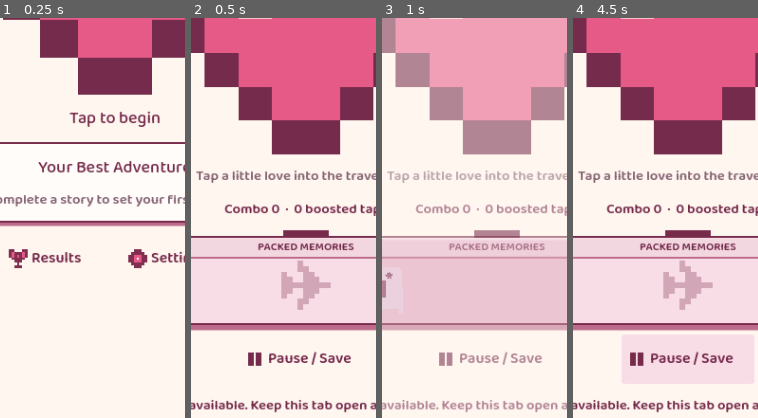
Above: before the commit, frames 1-4 (left to right).
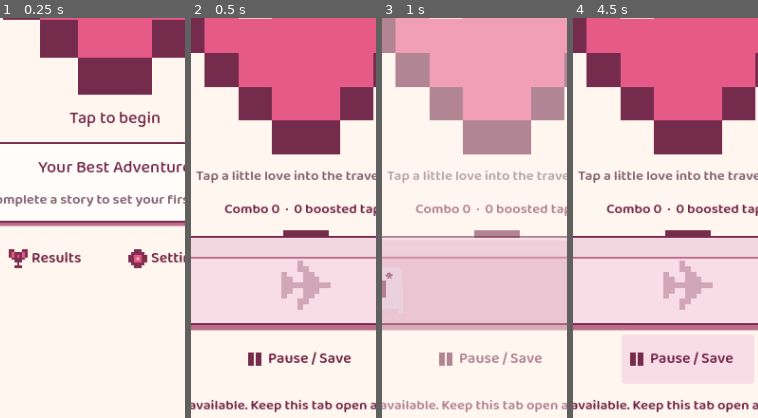
Above: after the commit, the same moments.

Repository: ChudFungis/OneMoreFlight
Game: Godot game, scene res://tests/test_foundation.tscn
Same seed, same stepped clock (60 frames per second), same inputs: the game is played once before the commit and once after it. This scene is started directly instead of the project's main scene.
Inputs (mouse positions are % of the whole screen's width and height, from its top left):
- Up to frame 1 (0.25 s): no input
- Up to frame 2 (0.5 s): no input
- Up to frame 3 (1 s): tap A at 0.5 s; move the mouse to (72, 45) at 0.52 s; click (72, 45) at 0.67 s; tap Enter (ui_accept) at 0.77 s
- Up to frame 4 (4.5 s): click (15, 77) at 1.27 s; click (15, 71) at 2.02 s; click (31, 71) at 2.77 s; click "Resume" at 3.5 s; click "Pause / Save" at 4.25 s
The pictures show only the part of the screen within x 19-69%, y 43-93%; the shares and areas given below are measured in that part.

Frame 1 is identical in both runs. In frame 2, 0.7% of the frame differs, in the area x 36-89%, y 56-58%; in frame 3, 0.6%; in frame 4, 0.7%.
Error before the commit: Out of bounds get index '0' (on base: 'Array') (res://tests/test_foundation.gd:554)
Error after the commit: Out of bounds get index '0' (on base: 'Array') (res://tests/test_foundation.gd:556)

Commit message:
Finish workdays immediately at flight goals and fix suitcase refresh

Diff:
--- a/scripts/managers/game_manager.gd
+++ b/scripts/managers/game_manager.gd
@@ -160,13 +160,16 @@
 	if state != State.PLAYING or phase != "work":
 		return
 	var elapsed := minf(maxf(delta, 0), remaining)
+	var passive := (power("empire") + relic_power("postcard"))
+	var passive_rate := passive * base_income() * global_multiplier()
+	if passive_rate > 0:
+		elapsed = minf(elapsed, maxf(0, (goal() - money) / passive_rate))
 	since_tap = minf(100, since_tap + elapsed)
 	remaining = maxf(0, remaining - elapsed)
-	var passive := (power("empire") + relic_power("postcard"))
-	money += elapsed * passive * base_income() * global_multiplier()
+	money += elapsed * passive_rate
 	save_clock += elapsed
 	changed.emit()
-	if remaining <= 0:
+	if remaining <= 0 or money >= goal():
 		finish_shift()
 	elif save_clock >= 2.0:
 		save_clock = 0
@@ -200,11 +203,14 @@
 	money += reward
 	earned.emit(reward)
 	changed.emit()
+	if money >= goal():
+		finish_shift()
 	return reward
 
 func finish_shift() -> void:
-	if phase != "work" or remaining > 0:
-		return
+	if phase != "work" or (remaining > 0 and money < goal()):
+		return
+	remaining = 0
 	days += 1
 	total_days += 1
 	money *= 1.0 + minf(power("jar"), 0.06)
@@ -286,7 +292,7 @@
 		set_phase("transition")
 
 func _complete_chapter() -> bool:
-	# Only settled workdays can reach a milestone; never interrupt active tapping.
+	# Workdays settle once at timer expiry or immediately upon reaching the goal.
 	if phase not in ["work", "ready", "transition", "upgrades", "event"] or days <= 0 or money < goal() or chapter in completed_chapters:
 		return false
 	if phase == "work" and remaining > 0:
@@ -427,6 +433,8 @@
 			phase = "event" if pending_event else "transition"
 	remaining = minf(remaining, balance.shift_seconds + fixed_extension() + minf(balance.playlist_extension_cap, balance.max_shift_extension - fixed_extension()))
 	save_clock = 0
+	if phase == "work" and money >= goal():
+		finish_shift()
 	# Older saves may be waiting for a manual trip after a settled workday.
 	if phase in ["ready", "upgrades", "event", "transition"]:
 		_complete_chapter()
--- a/scripts/ui/flight_screen.gd
+++ b/scripts/ui/flight_screen.gd
@@ -1,6 +1,7 @@
 class_name FlightScreen
 extends Control
 ## Shared mobile layout helpers. Rules remain in GameManager.
+const SUITCASE_COMPONENT = preload("res://scripts/ui/flight_suitcase.gd")
 const STORY = preload("res://resources/story.tres")
 const WORKDAY_TRANSITION_SECONDS := 0.4
 @export var view: String = "main_menu"
@@ -394,7 +395,7 @@
 	GameManager.new_game()
 
 func build_item_lists() -> void:
-	var suitcase := FlightSuitcase.new()
+	var suitcase := SUITCASE_COMPONENT.new()
 	var current: Dictionary = {}
 	for id: String in GameManager.upgrades:
 		current["upgrades/" + id] = GameManager.count(id)
--- a/scripts/ui/flight_suitcase.gd
+++ b/scripts/ui/flight_suitcase.gd
@@ -9,17 +9,10 @@
 
 func _ready() -> void:
 	add_theme_constant_override("separation", 4)
-	var lid := Label.new()
-	lid.text = "PACKED MEMORIES"
-	lid.horizontal_alignment = HORIZONTAL_ALIGNMENT_CENTER
-	lid.custom_minimum_size.y = 20
-	lid.add_theme_font_override("font", FlightStyle.FONT_SEMIBOLD)
-	lid.add_theme_font_size_override("font_size", 12)
-	lid.add_theme_color_override("font_color", FlightStyle.BURGUNDY)
-	var lid_margin := MarginContainer.new()
-	lid_margin.add_theme_constant_override("margin_top", 8)
-	add_child(lid_margin)
-	lid_margin.add_child(lid)
+	var lid_space := Control.new()
+	lid_space.custom_minimum_size.y = 28
+	lid_space.mouse_filter = Control.MOUSE_FILTER_IGNORE
+	add_child(lid_space)
 	var margins := MarginContainer.new()
 	for side: String in ["left", "right"]:
 		margins.add_theme_constant_override("margin_" + side, 12)
@@ -36,6 +29,11 @@
 	resized.connect(queue_redraw)
 
 func populate(upgrades: Dictionary, relics: Array) -> void:
+	# Replacing contents must remove stale buttons and empty-state decorations.
+	for child: Node in contents.get_children():
+		contents.remove_child(child)
+		child.queue_free()
+	item_buttons.clear()
 	for folder: String in ["upgrades", "relics"]:
 		var flow := HFlowContainer.new()
 		flow.add_theme_constant_override("h_separation", 6)
--- a/tests/test_foundation.gd
+++ b/tests/test_foundation.gd
@@ -1,4 +1,5 @@
 extends Node
+const SUITCASE_COMPONENT = preload("res://scripts/ui/flight_suitcase.gd")
 ## No dependencies. Save isolation is installed before any game action.
 var failures: int = 0
 var checks: int = 0
@@ -50,6 +51,7 @@
 	await capture_view("main_menu", 390)
 	await check_home_results()
 	await check_milestones()
+	await check_immediate_goals()
 	GameManager.new_game()
 	check(GameManager.phase == "transition" and GameManager.money == 0, "New game did not reset")
 	GameManager.start_shift()
@@ -614,10 +616,9 @@
 		GameManager.money = target / 1.02 - 1
 		GameManager.start_shift()
 		GameManager.tap()
-		GameManager.money = target + 25
 		var working := GameManager.snapshot()
-		check(GameManager.restore(working) and GameManager.phase == "work", "Load completed a still-active workday")
-		GameManager.money = target / 1.02 + (100 if chapter_index == 1 else 0)
+		check(GameManager.restore(working) and GameManager.phase == "work", "Load completed a below-goal active workday")
+		GameManager.money = target / 1.02
 		GameManager.finish_shift()
 		check(GameManager.phase == "work" and GameManager.days == 2, "Workday completed before timer expired")
 		GameManager.advance_time(GameManager.remaining - 0.1)
@@ -625,7 +626,7 @@
 		GameManager.advance_time(0.1)
 		check(GameManager.phase == "story" and GameManager.days == 3, "Settled interest did not trigger milestone")
 		check(GameManager.offers.is_empty() and GameManager.event_id.is_empty() and not GameManager.pending_event, "Winning day showed upgrade/event")
-		check(is_equal_approx(GameManager.money, target + (102 if chapter_index == 1 else 0)), "Milestone deducted savings or interest incorrect")
+		check(is_equal_approx(GameManager.money, target), "Milestone deducted savings or interest incorrect")
 		var saved := GameManager.snapshot()
 		GameManager.finish_shift()
 		GameManager.advance_time(20)
@@ -688,6 +689,16 @@
 func check_collection_ui() -> void:
 	GameManager.new_game()
 	var empty_screen: FlightScreen = SceneManager.screen_host.get_child(0)
+	var refresh_case := SUITCASE_COMPONENT.new()
+	add_child(refresh_case)
+	refresh_case.populate({"love": 2}, ["passport"])
+	refresh_case.populate({"tips": 1}, [])
+	check(refresh_case.item_buttons.size() == 1 and refresh_case.item_buttons.has("upgrades/tips"), "Repopulating retained stale suitcase items")
+	check(refresh_case.contents.get_child_count() == 2, "Repopulating duplicated compartments")
+	refresh_case.populate({}, [])
+	check(refresh_case.item_buttons.is_empty() and refresh_case.contents.get_child_count() == 3, "Empty refresh retained stale icons or decorations")
+	remove_child(refresh_case)
+	refresh_case.queue_free()
 	check(empty_screen.item_rows.is_empty() and not collect_labels(empty_screen.item_lists).contains("None yet"), "Empty suitcase leaked a list row")
 	await capture_view("suitcase_empty", 390)
 	GameManager.start_shift()
@@ -695,7 +706,7 @@
 	var earned_id: String = GameManager.offers[0]
 	GameManager.buy_upgrade(earned_id)
 	check(empty_screen.item_rows.size() == 1 and empty_screen.item_rows.has("upgrades/" + earned_id), "Earned ability did not enter suitcase")
-	check((empty_screen.item_lists as FlightSuitcase).fresh_items.has("upgrades/" + earned_id), "New collectible did not receive entrance feedback")
+	check((empty_screen.item_lists as SUITCASE_COMPONENT).fresh_items.has("upgrades/" + earned_id), "New collectible did not receive entrance feedback")
 	await capture_view("suitcase_ability", 390)
 	GameManager.upgrades = {}
 	GameManager.relics = ["passport"]
@@ -718,7 +729,11 @@
 	GameManager.persist()
 	SaveManager.load_data()
 	check(GameManager.restore(SaveManager.progression), "Suitcase fixture did not restore")
-	check(screen.item_rows.size() == 5 and screen.item_rows.keys() == saved_keys, "Save/load lost or duplicated collection icons")
+	screen.rebuild()
+	var restored_keys: Array = screen.item_rows.keys()
+	saved_keys.sort()
+	restored_keys.sort()
+	check(screen.item_rows.size() == 5 and restored_keys == saved_keys, "Save/load lost or duplicated collection icons")
 	var before := GameManager.snapshot()
 	screen.item_rows["upgrades/love"].pressed.emit()
 	var modal: FlightItemDetails = SceneManager.overlay_host.get_child(0)
@@ -764,7 +779,7 @@
 	GameManager.set_phase("ready")
 	await capture_view("collection_full", 360)
 	check(screen.item_rows.size() == FlightCatalog.UPGRADES.size() + FlightCatalog.RELICS.size(), "Suitcase duplicated or omitted catalog items")
-	var suitcase := screen.item_lists as FlightSuitcase
+	var suitcase := screen.item_lists as SUITCASE_COMPONENT
 	check(suitcase.scroll.size.y <= 128 and suitcase.contents.size.y > suitcase.scroll.size.y, "Large suitcase did not use compact scroll overflow")
 	suitcase.scroll.scroll_vertical = int(suitcase.scroll.get_v_scroll_bar().max_value)
 	await get_tree().process_frame
@@ -924,10 +939,10 @@
 	await capture_view("savings", 390)
 	GameManager.money = GameManager.goal() - 1
 	screen.refresh()
-	var remaining := GameManager.remaining
-	GameManager.tap()
+	# Preview the capped HUD without an earnings action; real earnings now end work.
+	GameManager.money = GameManager.goal()
+	screen.refresh()
 	check(screen.progress_target == 100 and screen.hud_goal_reached, "HUD did not celebrate goal crossing")
-	check(GameManager.phase == "work" and GameManager.remaining == remaining, "HUD interrupted active workday")
 	await capture_view("savings_goal", 390)
 	var before := GameManager.snapshot()
 	screen.refresh()
@@ -955,3 +970,46 @@
 		await RenderingServer.frame_post_draw
 		get_viewport().get_texture().get_image().save_png("/tmp/omf_suitcase_scrolled.png")
 	check(screen.item_lists.visible, "Scrolling hid the suitcase")
+
+func check_immediate_goals() -> void:
+	GameManager.new_game()
+	for chapter_index: int in range(3):
+		GameManager.apply_upgrade(item("flights"))
+		GameManager.apply_upgrade(item("jar"))
+		GameManager.start_shift()
+		GameManager.money = GameManager.goal() - 1
+		var target := GameManager.goal()
+		var reward := GameManager.tap()
+		check(reward > 0 and GameManager.phase == "story" and GameManager.remaining == 0, "Goal tap did not immediately enter story")
+		check(GameManager.days == 1 and GameManager.total_days == chapter_index + 1, "Early completion counted incorrect days")
+		check(is_equal_approx(GameManager.money, (target - 1 + reward) * 1.02), "Early completion changed earnings or paid interest incorrectly")
+		check(GameManager.offers.is_empty() and not GameManager.pending_event, "Early completion offered rewards/events")
+		var settled := GameManager.snapshot()
+		check(GameManager.tap() == 0, "Tap after winning earned extra money")
+		GameManager.finish_shift()
+		GameManager.advance_time(100)
+		SaveManager.load_data()
+		check(GameManager.restore(SaveManager.progression), "Early completion did not restore")
+		var restored := GameManager.snapshot()
+		for key: String in settled:
+			if settled[key] is float or settled[key] is int:
+				check(is_equal_approx(float(restored[key]), float(settled[key])), "Early completion save mismatch: " + key)
+			else:
+				check(restored[key] == settled[key], "Early completion save mismatch: " + key)
+		GameManager.finish_story()
+		if chapter_index < 2:
+			GameManager.choose_relic(GameManager.offers[0])
+			check(GameManager.money == 0 and GameManager.days == 0, "Early completion carried excess money")
+	check(GameManager.complete and SaveManager.results.recent[0].total_days == 3 and SaveManager.results.recent[0].chapter_days == [1, 1, 1], "Early final completion recorded wrong personal best")
+	GameManager.new_game()
+	GameManager.apply_upgrade(item("empire"))
+	GameManager.start_shift()
+	GameManager.money = GameManager.goal() - 1
+	GameManager.advance_time(5)
+	check(GameManager.phase == "story" and GameManager.days == 1 and is_equal_approx(GameManager.money, GameManager.goal()), "Passive goal did not settle at the crossing")
+	GameManager.new_game()
+	GameManager.start_shift()
+	GameManager.money = GameManager.goal()
+	var legacy_work := GameManager.snapshot()
+	check(GameManager.restore(legacy_work) and GameManager.phase == "story" and GameManager.days == 1, "Above-goal active save did not settle")
+	await get_tree().process_frame
Not shown, changed: README.md
Not shown, changed: docs/ARCHITECTURE.md
Not shown, changed: docs/GAME_DESIGN.md
Not shown, changed: docs/UI_DESIGN.md
Not shown, changed: docs/VALIDATION.md
